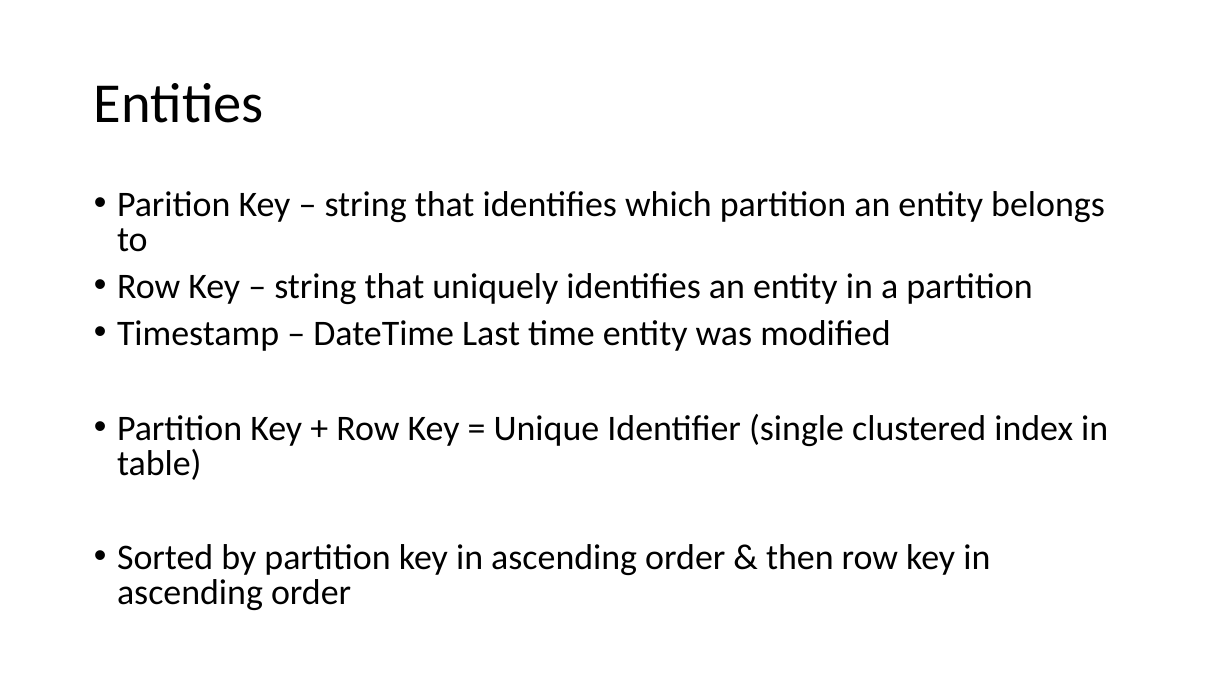
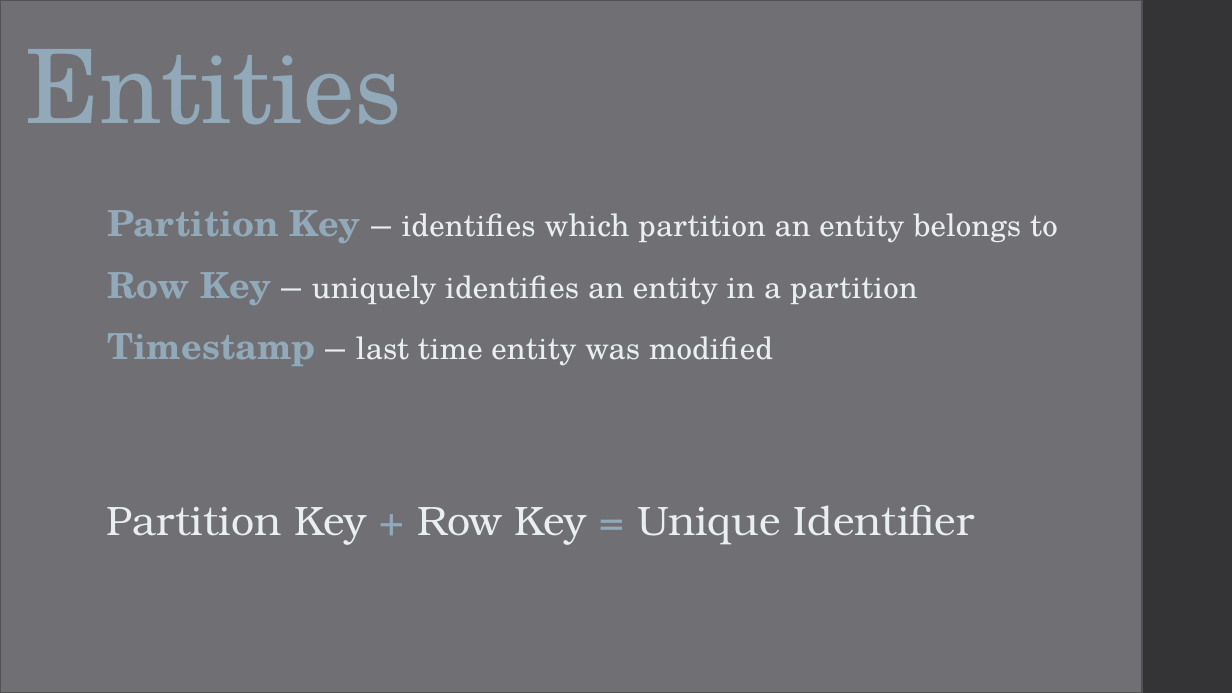
Before and after one commit to CaitieM20/DotNetConf, a slide deck: slide 9 of Patterns & Best Practices For Moving From RDBMS to Azure Storage.pptx (slide 8 before the commit). Drawn at 1232x693 pixels with LibreOffice and Linux fonts; fonts in the diff are those of the drawing. Boxes give left, top, right and bottom in pixels: in the first picture for what was removed or moved away, otherwise in the second. Text is boxed around its words. In the diff, an @@ line names an element or a change of style, - is before the commit and + after.

```diff
--- a/Patterns & Best Practices For Moving From RDBMS to Azure Storage.pptx
+++ b/Patterns & Best Practices For Moving From RDBMS to Azure Storage.pptx
@@ rectangle added at [0, 0, 1142, 693], fill #6F6F74, outline #525256 1.1 pt @@
@@ title "Entities": place and size @@
-title "Entities" at [94, 83, 264, 123]
+title "Entities" at [26, 49, 402, 124]
@@ title "Entities" at [26, 49, 402, 124]: size 44 to 80 pt, font Calibri to TeX Gyre Schola, text colour #000000 to #92A9B9, letter spacing 0 to -0.5 pt; vertical alignment middle to bottom @@
@@ rectangle added at [1141, 0, 1232, 693], fill #353537 @@
@@ text at [107, 210, 1058, 366]: text changed; size 28 to 24 pt; font Calibri to TeX Gyre Schola; text colour #000000 to #E9EEF1 @@
-• Parition Key – string that identifies which partition an entity belongs to
-• Row Key – string that uniquely identifies an entity in a partition
-• Timestamp – DateTime Last time entity was modified
-• Partition Key + Row Key = Unique Identifier (single clustered index in table)
-• Sorted by partition key in ascending order & then row key in ascending order
+Partition Key – identifies which partition an entity belongs to
+Row Key – uniquely identifies an entity in a partition
+Timestamp – last time entity was modified
@@ text added at [107, 505, 975, 545], 32 pt, text #E9EEF1 @@
+Partition Key + Row Key = Unique Identifier
```
Also in this commit, not shown: 23 other slides changed, 14 slides added, 4 slides removed.
